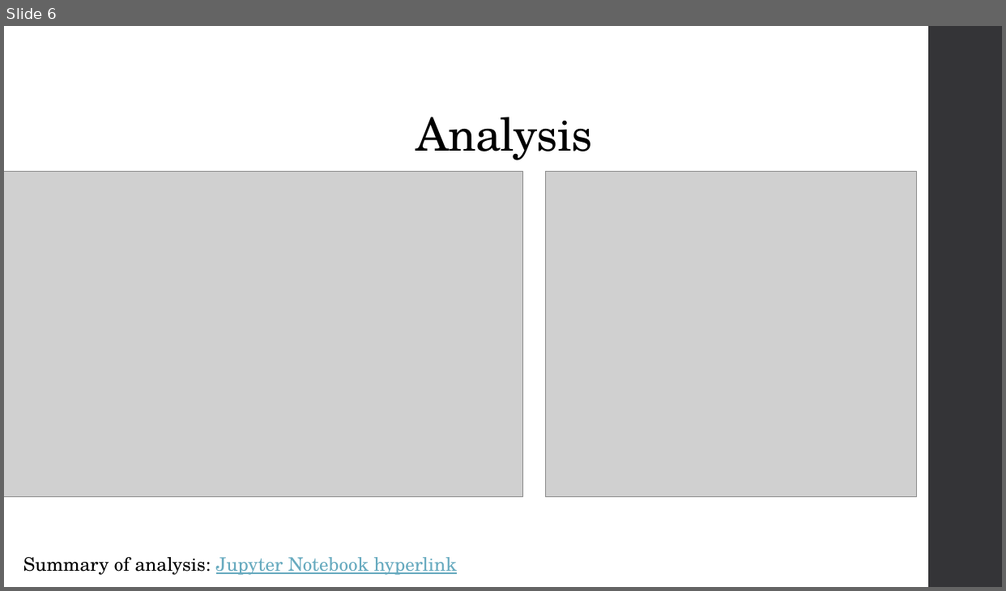
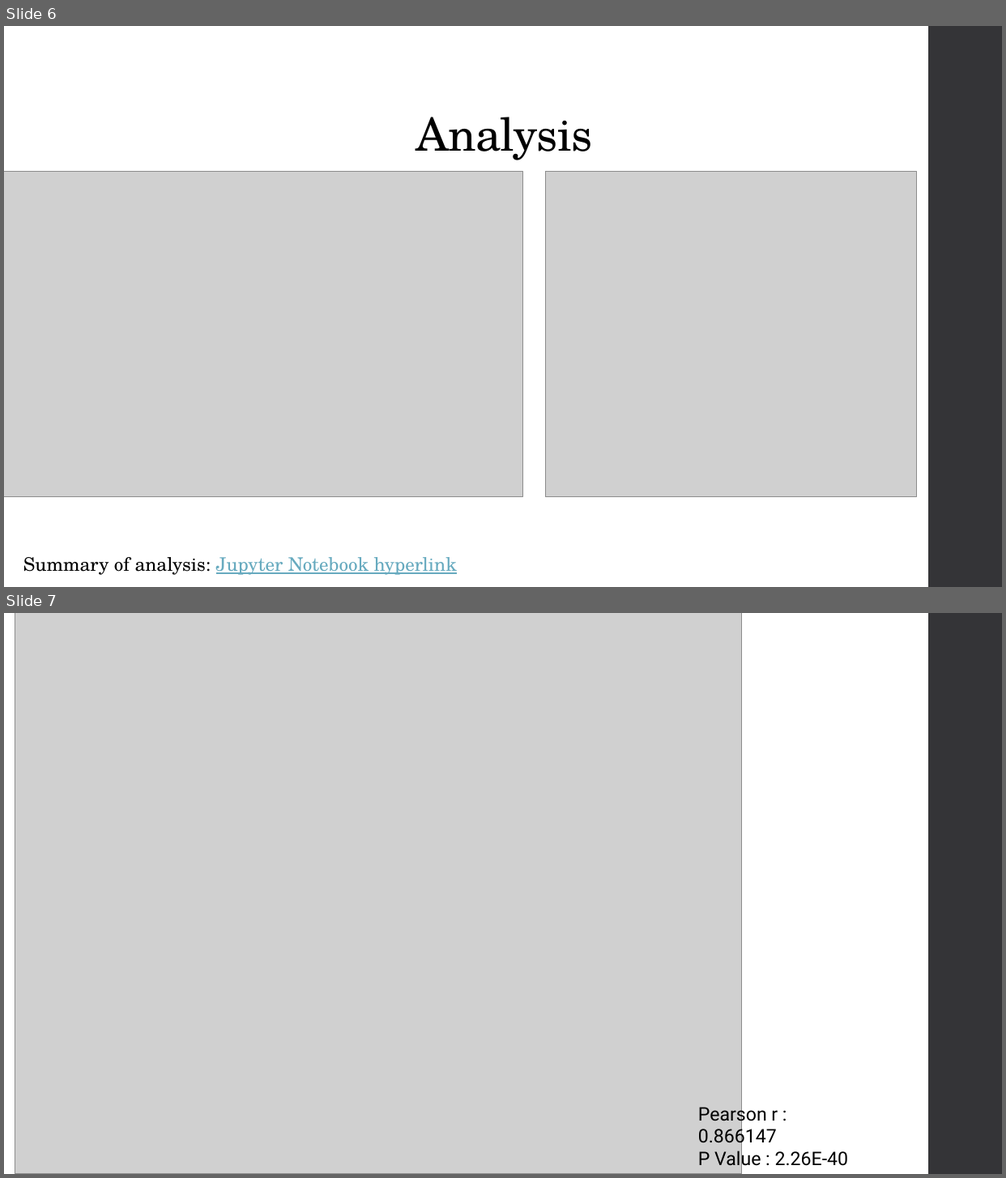
Before and after one commit to GraceHsu12/UCB_Project1_team, a slide deck: stock_and_housing_Proj1 SL_1.14.pptx. Shown one above the other, each under a label of ours: slide 6 before the commit, slides 6 and 7 after it. The pictures are 1006x591 and 1006x1178 pixels, drawn with LibreOffice and Linux fonts; fonts in the diff are those of the drawing; grey boxes stand for pictures. Boxes give left, top, right and bottom in pixels: in the first picture for what was removed or moved away, otherwise in the second. Text is boxed around its words. In the diff, an @@ line names an element or a change of style, - is before the commit and + after.

```diff
--- a/stock_and_housing_Proj1 SL_1.14.pptx
+++ b/stock_and_housing_Proj1 SL_1.14.pptx
@@ slide 7 added at box(4, 613, 1002, 1174), background #FFFFFF; not listed: 1 template element that a slide beside it also shows @@
@@ picture added at box(15, 613, 742, 1174) @@
@@ text added at box(698, 1104, 848, 1169), 18 pt, text #000000 @@
+Pearson r : 0.866147
+P Value : 2.26E-40
```
Also in this commit, not shown: 3 slides changed, 1 other file.
